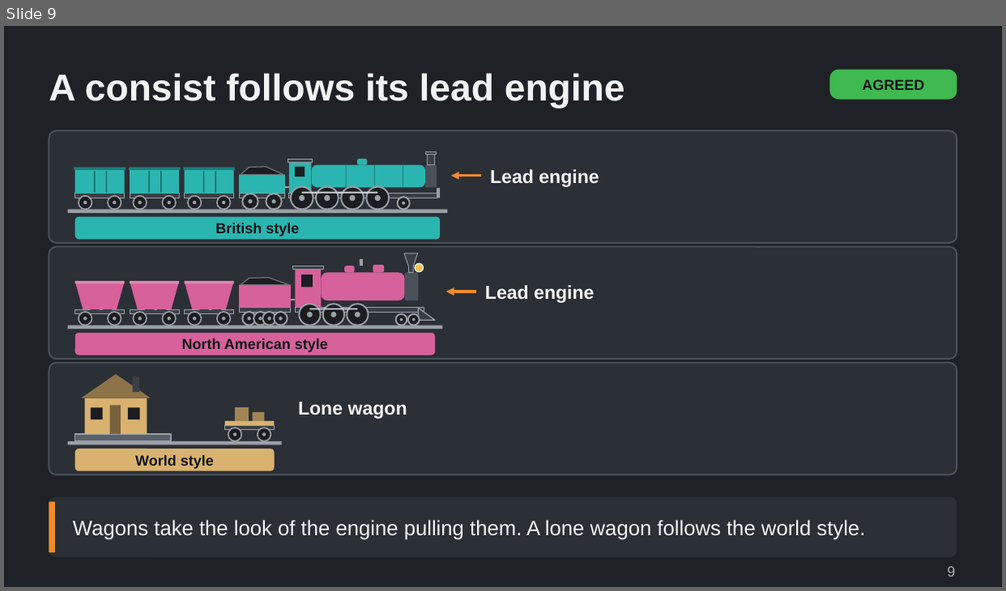
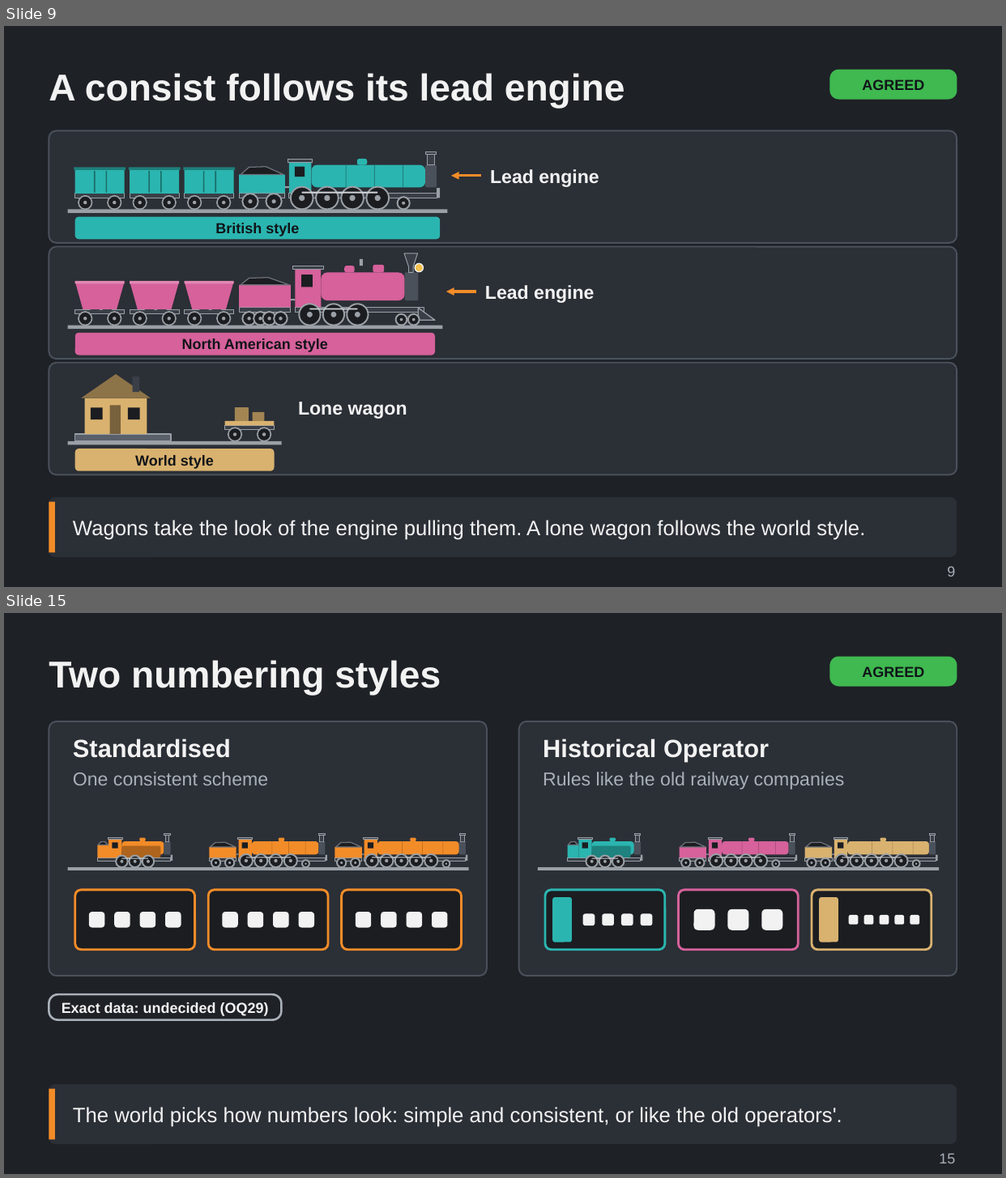
Before and after one commit to Tarenkookoo/Satisfactory---Early-Locomotion, a slide deck: Reporting/Claude Presents/Deck5_Regions_Numbers/Regions_Numbers_and_Fleet_Identity_Explained.pptx. Shown one above the other, each under a label of ours: slide 9 before the commit, slides 9 and 15 after it; the slides between them are not shown. The pictures are 1006x591 and 1006x1178 pixels, drawn with LibreOffice and Linux fonts; fonts in the diff are those of the drawing. Boxes give left, top, right and bottom in pixels: in the first picture for what was removed or moved away, otherwise in the second. Text is boxed around its words. In the diff, an @@ line names an element or a change of style, - is before the commit and + after.

```diff
--- a/Reporting/Claude Presents/Deck5_Regions_Numbers/Regions_Numbers_and_Fleet_Identity_Explained.pptx
+++ b/Reporting/Claude Presents/Deck5_Regions_Numbers/Regions_Numbers_and_Fleet_Identity_Explained.pptx
@@ slide 15 added at (4, 613, 1002, 1174), background #1E2126 @@
@@ title added at (49, 660, 441, 696), 36 pt, text #F2F2F2, bold @@
+Two numbering styles
@@ rounded rectangle added at (829, 657, 957, 687), fill #3FB950, 14 pt, text #101418, bold @@
+AGREED
@@ group added at (49, 722, 957, 976): 72 ellipses, 68 rectangles, 66 rounded rectangles, 6 freeform shapes, 4 texts @@
+Standardised
+One consistent scheme
+Historical Operator
+Rules like the old railway companies
@@ rounded rectangle added at (49, 995, 282, 1020), outline #A9B0B8 2 pt, 14 pt, text #F2F2F2, bold @@
+Exact data: undecided (OQ29)
@@ rounded rectangle added at (49, 1084, 957, 1144), fill #2B2F36 @@
@@ rectangle added at (49, 1089, 55, 1140), fill #F28C28 @@
@@ text added at (73, 1107, 842, 1127), 20 pt, text #F2F2F2 @@
+The world picks how numbers look: simple and consistent, or like the old operators'.
@@ text added at (939, 1153, 955, 1164), 14 pt, text #A9B0B8 @@
+15
```
Also in this commit, not shown: 8 other slides added, 3 other files.
